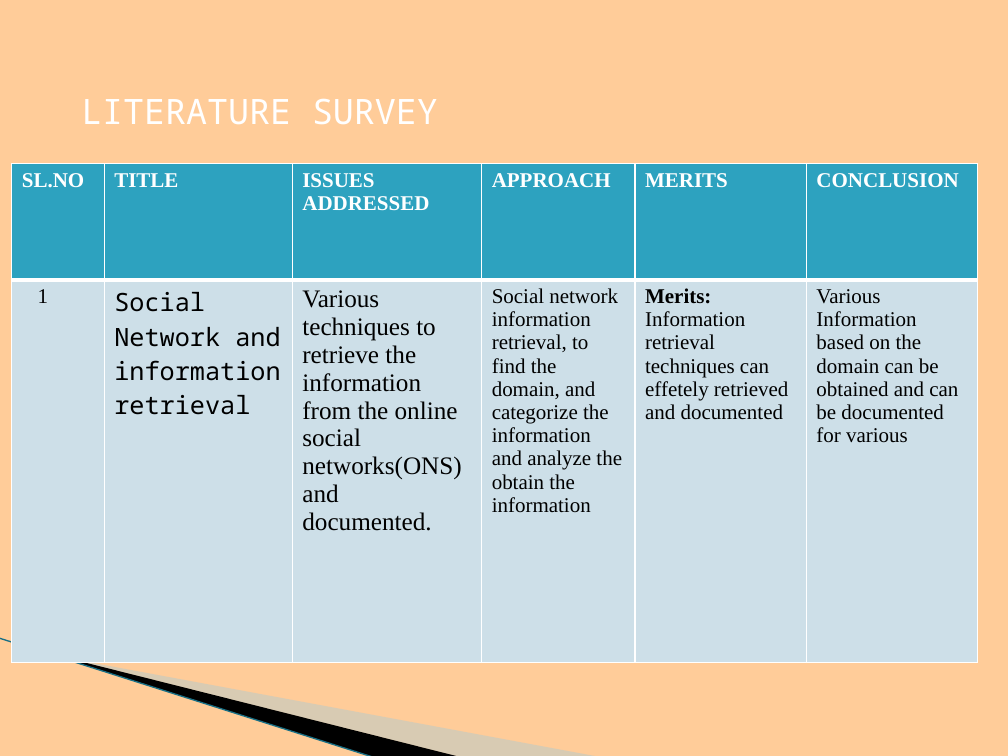
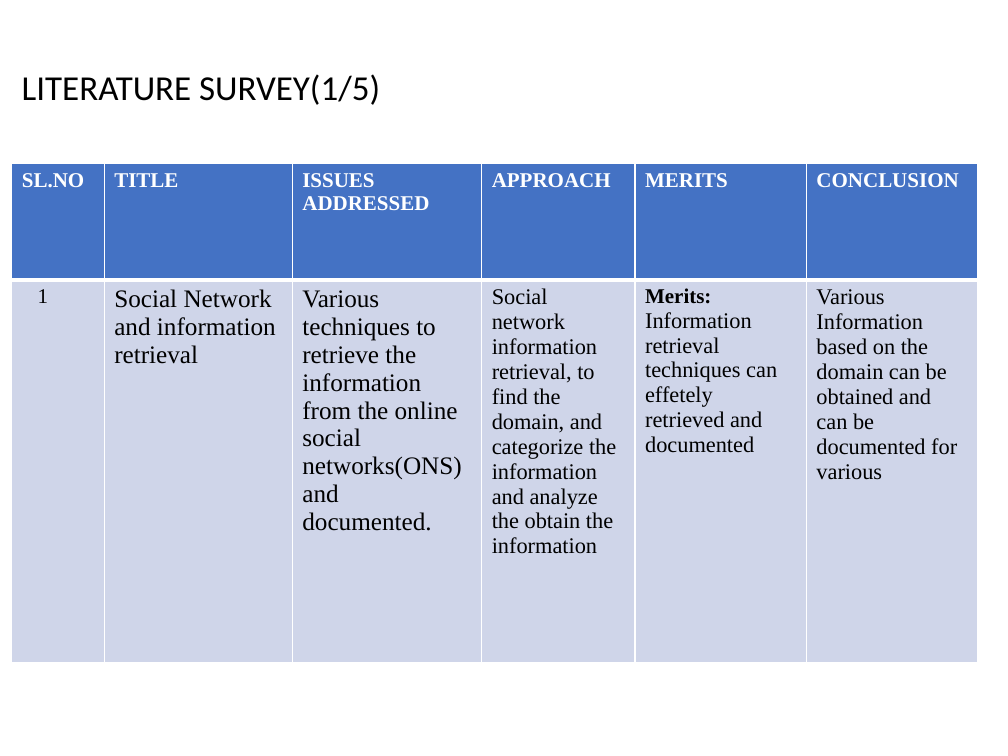
Before and after one commit to BHARGAVKR2000/Event-Detetion-System, a slide deck: slide 3 of project-E10.pptx (slide 8 before the commit). Drawn at 1008x756 pixels with LibreOffice and Linux fonts; fonts in the diff are those of the drawing; background and template pictures are left out. Boxes give left, top, right and bottom in pixels: in the first picture for what was removed or moved away, otherwise in the second. Text is boxed around its words. In the diff, an @@ line names an element or a change of style, - is before the commit and + after.

```diff
--- a/project-E10.pptx
+++ b/project-E10.pptx
@@ background #FFCC99 to #FFFFFF @@
@@ text at <box>22,74,380,105</box>: text changed; font Noto Sans Mono to Calibri; text colour #FFFFFF to #000000 @@
-LITERATURE SURVEY
+LITERATURE SURVEY(1/5)
@@ table at <box>12,163,979,662</box> @@
@@ fill #2DA2BF to #4472C4 in row 1 @@
@@ fill #CDE0E8 to #CFD5EA in row 2 @@
@@ font Noto Sans Mono to Times New Roman in "Social Network and information retrieval" @@
@@ size 15 to 16 pt in "Social network information retrieval, to find the ...", "Information retrieval techniques can effetely retrieved and ...", "Various Information based on the domain can ..." @@
@@ freeform shape removed at <box>79,551,498,711</box> @@
@@ freeform shape removed at <box>0,638,413,731</box> @@
@@ line removed from (0, 638) to (374, 756) @@
```
Also in this commit, not shown: 20 other slides changed, 4 slides added, 6 slides removed, 1 other file.
